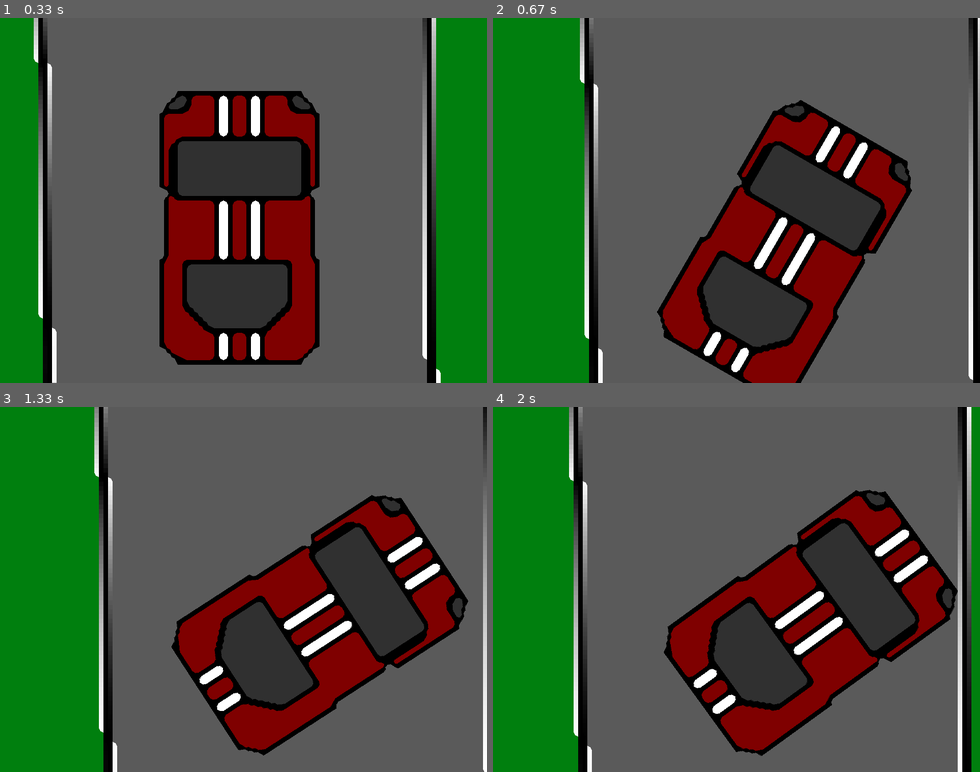
Above: before the commit, frames 1-4 (two rows, left to right).
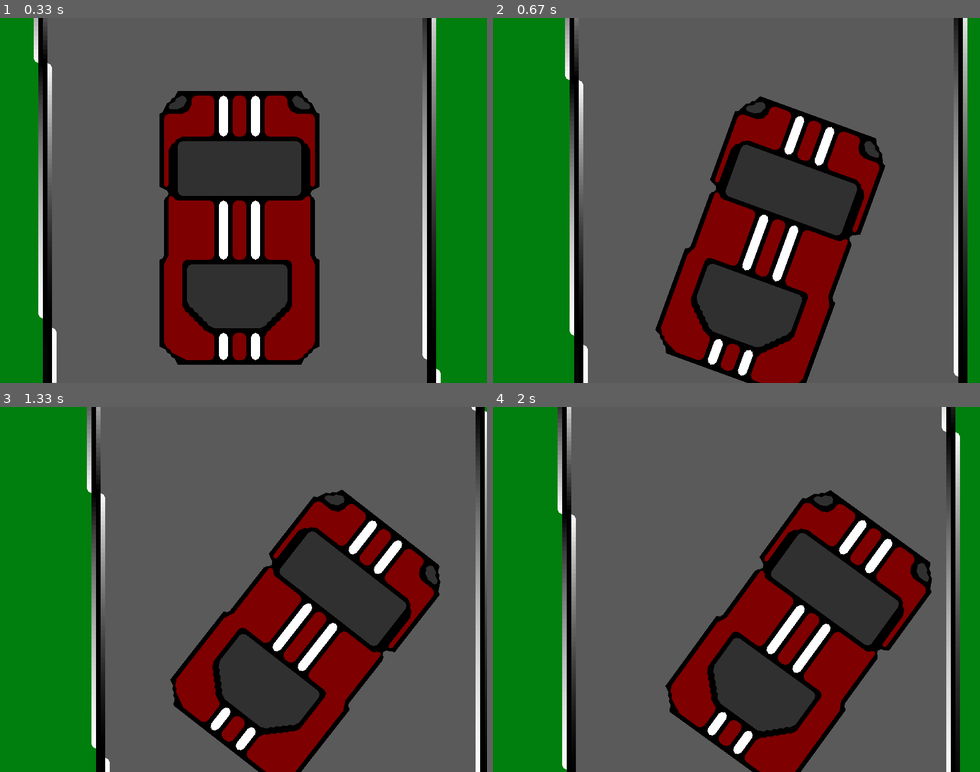
Above: after the commit, the same moments.

Repository: Shteevee/GUTS_Game
Game: pygame game, started from main.py
Two runs of this game, one before a commit and one after it. Both use one fixed random seed, a clock stepped at 60 frames per second and the inputs below.
Inputs:
- Up to frame 1 (0.33 s): no input
- Up to frame 2 (0.67 s): hold Right from 0.33 s (still down)
- Up to frame 3 (1.33 s): release Right at 0.8 s; hold Up 0.83-1.13 s; hold Right from 1.17 s (still down)
- Up to frame 4 (2 s): release Right at 1.63 s; hold Left from 1.67 s (still down)

Frame 1 is identical in both runs. In frame 2, 23% of the frame differs, in the area x 14-100%, y 0-100%; in frame 3, 25%; in frame 4, 28%, in the area x 13-99%, y 0-100%.

Commit message:
Working. Trying for map rotation instead of car

Diff:
--- a/camera.py
+++ b/camera.py
@@ -16,6 +16,7 @@
     def apply(self, target):
         return target.rect.move(self.state.topleft)
 
+    #set the top left point of the camera to draw from
     def update(self, target):
         self.state.left = -target.rect.left + self.HALF_WIDTH
         self.state.top = -target.rect.top + self.HALF_HEIGHT
--- a/car.py
+++ b/car.py
@@ -26,10 +26,11 @@
         self.up = 0
         self.down = 0
         self.speed = 0
-        self.maxSpeed = 5
-        self.maxReverse = -1
+        self.maxSpeed = 20
+        self.maxReverse = -3
         self.direction = 0
         self.rad = 0
+        self.rotated = None
         self.image = pygame.transform.scale2x(pygame.transform.scale2x(pygame.transform.scale2x(pygame.image.load("images/car.png"))))
         self.mask = pygame.mask.from_surface(self.image)
         self.rect = self.image.get_rect()
@@ -37,11 +38,11 @@
     #Uses direction to rotate the image and send it to be drawn next update
     #also update car mask to new rotation
     def draw(self, screen, camera):
-        rotated = pygame.transform.rotate(self.image, self.direction)
-        self.rect = rotated.get_rect()
+        self.rotated = pygame.transform.rotate(self.image, self.direction)
+        self.rect = self.rotated.get_rect()
         self.rect.center = self.getPos()
-        self.mask = pygame.mask.from_surface(rotated)
-        screen.blit(rotated, camera.apply(self))
+        self.mask = pygame.mask.from_surface(self.rotated)
+        screen.blit(self.rotated, camera.apply(self))
 
     #Return a tuple of coords
     def getPos(self):
--- a/main.py
+++ b/main.py
@@ -30,8 +30,8 @@
         if not hasattr(event,'key'): continue
         down = event.type == KEYDOWN
         #CHANGE THESE SCALARS TO CHANGE ACCELERATIONS AND ROTATION SPEED
-        if event.key==K_RIGHT: car.updateRight(down * -3)
-        elif event.key==K_LEFT: car.updateLeft(down * 3)
+        if event.key==K_RIGHT: car.updateRight(down * -2)
+        elif event.key==K_LEFT: car.updateLeft(down * 2)
         elif event.key==K_UP: car.updateUp(down * 0.5)
         elif event.key==K_DOWN: car.updateDown(down * -0.3)
 
